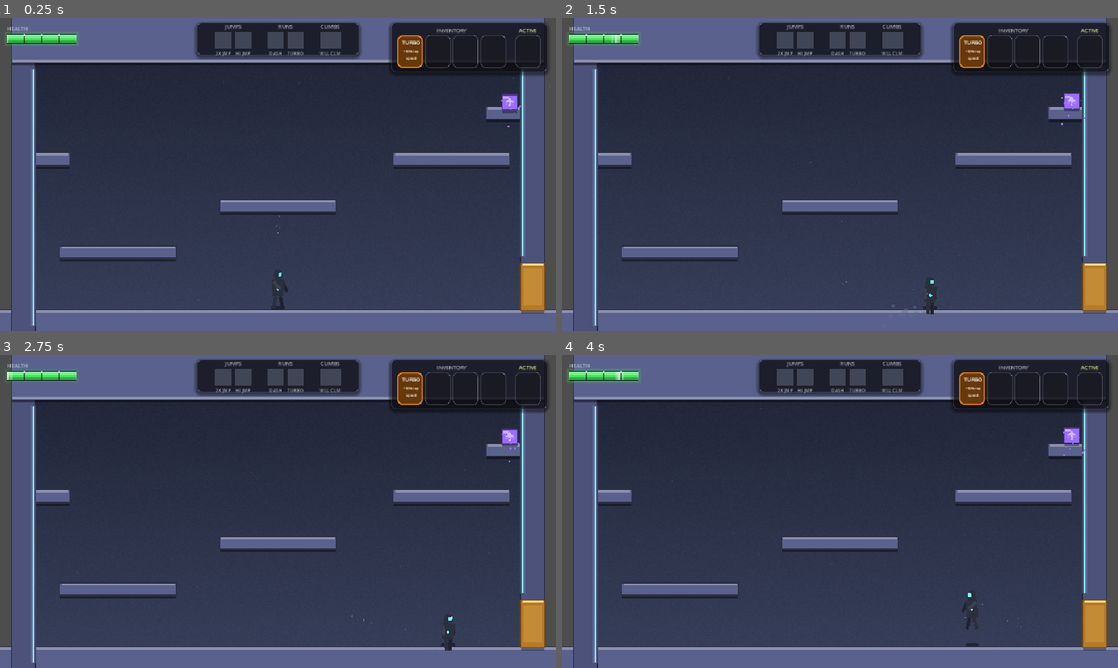
Above: before the commit, frames 1-4 (two rows, left to right).
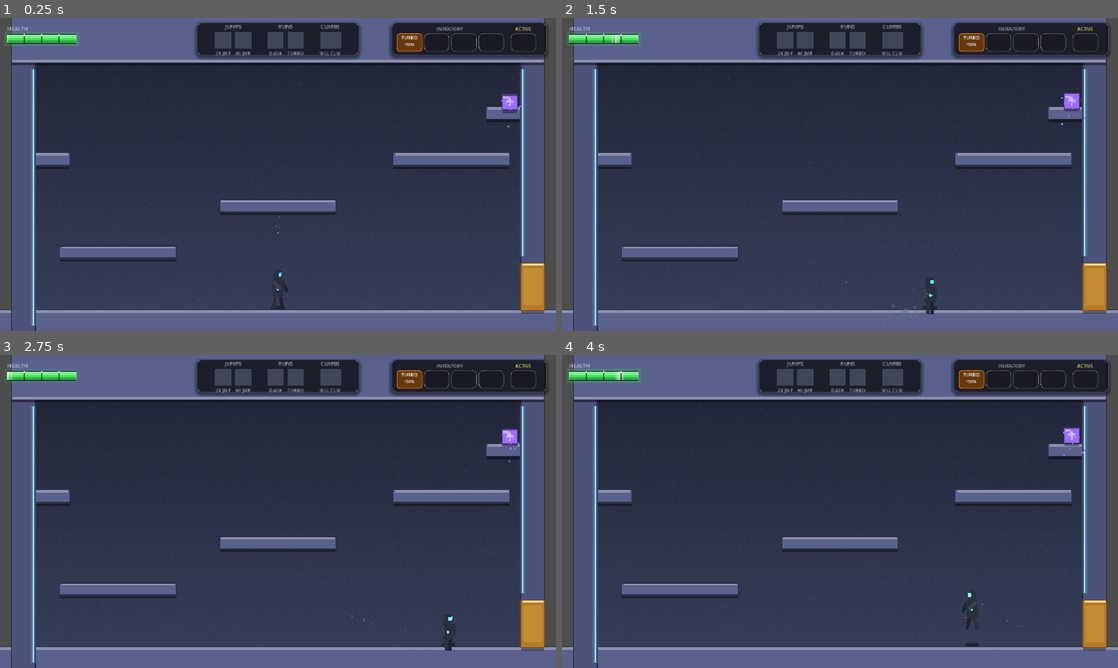
Above: after the commit, the same moments.

Repository: andy-augustine/godot-helloworld
Game: Godot game, scene res://World.tscn
The game is run twice, just before and just after one commit, with the same random seed, the same clock (stepped at 60 frames per second) and the same inputs.
Inputs (mouse positions are in pixels of both pictures, inside the frame that each line leads up to):
- Up to frame 1 (0.25 s): no input
- Up to frame 2 (1.5 s): tap Enter (ui_accept) at 0.5 s; move the mouse to (962, 158) at 0.52 s; hold D (move_right) 0.53-1.25 s; tap Shift (dash) at 0.6 s; click (962, 158) at 0.67 s; tap Space (jump) at 0.77 s; drag from (728, 190) to (1073, 99) at 1.27 s
- Up to frame 3 (2.75 s): move the mouse to (333, 442) at 2.02 s; hold D (move_right) from 2.03 s (still down); tap Shift (dash) at 2.1 s; click (333, 442) at 2.17 s
- Up to frame 4 (4 s): release D (move_right) at 2.75 s; drag from (812, 574) to (1095, 624) at 2.77 s; move the mouse to (1006, 558) at 3.52 s; hold A (move_left) from 3.53 s (still down); tap Shift (dash) at 3.6 s; click (1006, 558) at 3.67 s; tap Space (jump) at 3.77 s

The runs differ from the first frame. In frame 1, 2.0% of the frame differs, in the area x 69-99%, y 1-19%; in frame 2, 2.0%; in frame 3, 2.0%; in frame 4, 2.0%.

Commit message:
HUD: inventory panel exact-match height + drag-drop fix
Layout: black PanelContainer around the inventory slots is now exactly
56 tall, matching the AbilityStrip background — so the two top panels
visually weigh the same. Slots and SkillCards shrunk to 44x32 with
fonts 8/7. Skill resource gains a short_desc field ("+50%") used on
the small card; old description stays for tooltips/future expansion.

Drag-drop fix (the actual breakage the user spotted): AbilityStrip
was HUD[3] = drawn on top of SkillsPanel (HUD[2]), and its fullscreen-
width auto-built HBoxContainer (PRESET_FULL_RECT, default mouse_filter
= PASS) was consuming the drag-detection threshold for inventory
slots underneath it. Single clicks fired gui_input on cards, but
drags never started because PASS containers above STOP children still
accumulate Godot's drag threshold and prevent _get_drag_data from
firing. Fixed by setting MOUSE_FILTER_IGNORE on every decorative
container/label inside AbilityStrip._build().

Verified end-to-end via simulate_sequence: drag InvSlot1 → ActiveSlot
moves the card AND sets Skills.active; drag back → inventory clears
Skills.active and rebuild puts the card back into the first inv slot.

Update tests/run_drag_recipe.gd paths for new SkillsPanel hierarchy.

Co-Authored-By: Claude Opus 4.7 (1M context) <noreply@anthropic.com>

Diff:
--- a/hud/AbilityStrip.gd
+++ b/hud/AbilityStrip.gd
@@ -66,11 +66,16 @@
 	row.add_theme_constant_override("separation", int(SECTION_GAP))
 	row.alignment = BoxContainer.ALIGNMENT_CENTER
 	row.set_anchors_and_offsets_preset(Control.PRESET_FULL_RECT)
+	# IGNORE so this fullscreen-width HBox doesn't intercept drags meant for
+	# the SkillsPanel slots underneath it. Without this, pickups can't be
+	# dragged from inventory → active because the row consumes the events.
+	row.mouse_filter = Control.MOUSE_FILTER_IGNORE
 	add_child(row)
 
 	for cat_idx in [0, 1, 2]:
 		var col := VBoxContainer.new()
 		col.alignment = BoxContainer.ALIGNMENT_CENTER
+		col.mouse_filter = Control.MOUSE_FILTER_IGNORE
 		col.add_theme_constant_override("separation", 4)
 		row.add_child(col)
 
@@ -79,11 +84,13 @@
 		title.add_theme_font_size_override("font_size", TITLE_FONT_SIZE)
 		title.add_theme_color_override("font_color", TITLE_COLOR)
 		title.horizontal_alignment = HORIZONTAL_ALIGNMENT_CENTER
+		title.mouse_filter = Control.MOUSE_FILTER_IGNORE
 		col.add_child(title)
 
 		var icon_row := HBoxContainer.new()
 		icon_row.alignment = BoxContainer.ALIGNMENT_CENTER
 		icon_row.add_theme_constant_override("separation", int(ICON_GAP))
+		icon_row.mouse_filter = Control.MOUSE_FILTER_IGNORE
 		col.add_child(icon_row)
 
 		var ids: Array[StringName] = Abilities.ids_in_category(cat_idx)
@@ -95,6 +102,7 @@
 	var cell := VBoxContainer.new()
 	cell.alignment = BoxContainer.ALIGNMENT_CENTER
 	cell.add_theme_constant_override("separation", 2)
+	cell.mouse_filter = Control.MOUSE_FILTER_IGNORE
 
 	var box := ColorRect.new()
 	box.custom_minimum_size = ICON_SIZE
@@ -119,6 +127,7 @@
 	caption.add_theme_font_size_override("font_size", LABEL_FONT_SIZE)
 	caption.add_theme_color_override("font_color", TITLE_COLOR)
 	caption.horizontal_alignment = HORIZONTAL_ALIGNMENT_CENTER
+	caption.mouse_filter = Control.MOUSE_FILTER_IGNORE
 	cell.add_child(caption)
 
 	_icons[id] = box
--- a/hud/SkillCard.gd
+++ b/hud/SkillCard.gd
@@ -79,7 +79,10 @@
 
 func _apply_visuals() -> void:
 	_name_label.text = skill.display_name
-	_desc_label.text = skill.description
+	# Cards shrunk to 44x32; long descriptions don't fit. Skill resources now
+	# carry a tight short_desc (e.g. "+50%"); fall back to the verbose one if
+	# unset so legacy cards still render.
+	_desc_label.text = skill.short_desc if skill.short_desc != "" else skill.description
 	# Duplicate the inspector-set StyleBoxFlat so per-card color tints don't
 	# mutate the shared scene resource. Static styling (corner_radius,
 	# border_width) lives on the Panel in SkillCard.tscn — tweak there.
--- a/hud/SkillCard.tscn
+++ b/hud/SkillCard.tscn
@@ -4,18 +4,18 @@
 
 [sub_resource type="StyleBoxFlat" id="StyleBoxFlat_vjnma"]
 bg_color = Color(0.15, 0.15, 0.18, 1)
-border_width_left = 2
-border_width_top = 2
-border_width_right = 2
-border_width_bottom = 2
+border_width_left = 1
+border_width_top = 1
+border_width_right = 1
+border_width_bottom = 1
 border_color = Color(0.5, 0.5, 0.55, 1)
-corner_radius_top_left = 8
-corner_radius_top_right = 8
-corner_radius_bottom_right = 8
-corner_radius_bottom_left = 8
+corner_radius_top_left = 5
+corner_radius_top_right = 5
+corner_radius_bottom_right = 5
+corner_radius_bottom_left = 5
 
 [node name="SkillCard" type="Control" unique_id=1248859782]
-custom_minimum_size = Vector2(44, 56)
+custom_minimum_size = Vector2(44, 32)
 layout_mode = 3
 anchors_preset = 0
 script = ExtResource("1_vjnma")
@@ -31,22 +31,24 @@
 layout_mode = 0
 anchor_right = 1.0
 anchor_bottom = 1.0
-offset_left = 6.0
-offset_top = 6.0
-offset_right = -6.0
-offset_bottom = -6.0
+offset_left = 3.0
+offset_top = 2.0
+offset_right = -3.0
+offset_bottom = -2.0
+theme_override_constants/separation = 0
 mouse_filter = 2
 
 [node name="NameLabel" type="Label" parent="Panel/VBox" unique_id=1080800465]
 layout_mode = 2
-theme_override_font_sizes/font_size = 9
+theme_override_font_sizes/font_size = 8
 text = "NAME"
 horizontal_alignment = 1
+mouse_filter = 2
 
 [node name="DescLabel" type="Label" parent="Panel/VBox" unique_id=1711750698]
 custom_minimum_size = Vector2(36, 0)
 layout_mode = 2
-theme_override_font_sizes/font_size = 6
+theme_override_font_sizes/font_size = 7
 text = "desc"
 horizontal_alignment = 1
-autowrap_mode = 2
+mouse_filter = 2
--- a/hud/SkillCardSlot.tscn
+++ b/hud/SkillCardSlot.tscn
@@ -15,7 +15,7 @@
 corner_radius_bottom_left = 8
 
 [node name="SkillCardSlot" type="Control" unique_id=352913953]
-custom_minimum_size = Vector2(44, 56)
+custom_minimum_size = Vector2(44, 32)
 layout_mode = 3
 anchors_preset = 0
 size_flags_horizontal = 4
--- a/hud/SkillsPanel.tscn
+++ b/hud/SkillsPanel.tscn
@@ -27,7 +27,7 @@
 offset_left = -284.0
 offset_top = 8.0
 offset_right = -16.0
-offset_bottom = 92.0
+offset_bottom = 64.0
 mouse_filter = 2
 
 script = ExtResource("1_lbk5b")
@@ -42,68 +42,75 @@
 
 [node name="Margins" type="MarginContainer" parent="Panel"]
 layout_mode = 2
-theme_override_constants/margin_left = 10
-theme_override_constants/margin_top = 6
-theme_override_constants/margin_right = 10
-theme_override_constants/margin_bottom = 6
+mouse_filter = 2
+theme_override_constants/margin_left = 8
+theme_override_constants/margin_top = 4
+theme_override_constants/margin_right = 8
+theme_override_constants/margin_bottom = 4
 
 [node name="HBox" type="HBoxContainer" parent="Panel/Margins"]
 layout_mode = 2
-theme_override_constants/separation = 16
+mouse_filter = 2
+theme_override_constants/separation = 12
 
 [node name="InvCluster" type="VBoxContainer" parent="Panel/Margins/HBox"]
 layout_mode = 2
-theme_override_constants/separation = 2
+mouse_filter = 2
+theme_override_constants/separation = 1
 
 [node name="InvLabel" type="Label" parent="Panel/Margins/HBox/InvCluster"]
-modulate = Color(0.7, 0.7, 0.75, 1)
+modulate = Color(0.65, 0.65, 0.7, 1)
 layout_mode = 2
-theme_override_font_sizes/font_size = 9
+theme_override_font_sizes/font_size = 8
 text = "INVENTORY"
 horizontal_alignment = 1
+mouse_filter = 2
 
 [node name="InvRow" type="HBoxContainer" parent="Panel/Margins/HBox/InvCluster"]
 layout_mode = 2
-theme_override_constants/separation = 4
+mouse_filter = 2
+theme_override_constants/separation = 3
 alignment = 1
 
 [node name="InvSlot1" parent="Panel/Margins/HBox/InvCluster/InvRow" instance=ExtResource("2_nn1lb")]
-custom_minimum_size = Vector2(44, 56)
+custom_minimum_size = Vector2(44, 32)
 layout_mode = 2
 size_flags_horizontal = 4
 script = ExtResource("3_6y3vj")
 
 [node name="InvSlot2" parent="Panel/Margins/HBox/InvCluster/InvRow" instance=ExtResource("2_nn1lb")]
-custom_minimum_size = Vector2(44, 56)
+custom_minimum_size = Vector2(44, 32)
 layout_mode = 2
 size_flags_horizontal = 4
 script = ExtResource("3_6y3vj")
 
 [node name="InvSlot3" parent="Panel/Margins/HBox/InvCluster/InvRow" instance=ExtResource("2_nn1lb")]
-custom_minimum_size = Vector2(44, 56)
+custom_minimum_size = Vector2(44, 32)
 layout_mode = 2
 size_flags_horizontal = 4
 script = ExtResource("3_6y3vj")
 
 [node name="InvSlot4" parent="Panel/Margins/HBox/InvCluster/InvRow" instance=ExtResource("2_nn1lb")]
-custom_minimum_size = Vector2(44, 56)
+custom_minimum_size = Vector2(44, 32)
 layout_mode = 2
 size_flags_horizontal = 4
 script = ExtResource("3_6y3vj")
 
 [node name="ActiveCluster" type="VBoxContainer" parent="Panel/Margins/HBox"]
 layout_mode = 2
-theme_override_constants/separation = 2
+mouse_filter = 2
+theme_override_constants/separation = 1
 
 [node name="ActiveLabel" type="Label" parent="Panel/Margins/HBox/ActiveCluster"]
-modulate = Color(0.85, 0.9, 0.55, 1)
+modulate = Color(0.95, 0.85, 0.4, 1)
 layout_mode = 2
-theme_override_font_sizes/font_size = 9
+theme_override_font_sizes/font_size = 8
 text = "ACTIVE"
 horizontal_alignment = 1
+mouse_filter = 2
 
 [node name="ActiveSlot" parent="Panel/Margins/HBox/ActiveCluster" instance=ExtResource("2_nn1lb")]
-custom_minimum_size = Vector2(44, 56)
+custom_minimum_size = Vector2(44, 32)
 layout_mode = 2
 size_flags_horizontal = 4
 script = ExtResource("3_6y3vj")
--- a/skills/Skill.gd
+++ b/skills/Skill.gd
@@ -9,6 +9,7 @@
 @export var id: StringName
 @export var display_name: String
 @export var description: String
+@export var short_desc: String   # tight 1-line desc shown on the small card (e.g. "+50%")
 @export var color: Color = Color.WHITE
 @export var speed_multiplier: float = 1.0
 @export var jump_multiplier: float = 1.0
--- a/skills/Skills.gd
+++ b/skills/Skills.gd
@@ -40,6 +40,7 @@
 	turbo.id = &"turbo"
 	turbo.display_name = "TURBO"
 	turbo.description = "+50% top speed"
+	turbo.short_desc = "+50%"
 	turbo.color = Color("ff8c1a")
 	turbo.speed_multiplier = 1.5
 	turbo.jump_multiplier = 1.0
--- a/tests/run_drag_recipe.gd
+++ b/tests/run_drag_recipe.gd
@@ -28,9 +28,9 @@
 
 func run_all() -> Array:
 	var panel: Node = get_tree().root.get_node("World/HUD/SkillsPanel")
-	var inv1: Node = panel.get_node("VBox/InventoryRow/InvSlot1")
-	var inv2: Node = panel.get_node("VBox/InventoryRow/InvSlot2")
-	var active: Node = panel.get_node("VBox/ActiveSlot")
+	var inv1: Node = panel.get_node("Panel/Margins/HBox/InvCluster/InvRow/InvSlot1")
+	var inv2: Node = panel.get_node("Panel/Margins/HBox/InvCluster/InvRow/InvSlot2")
+	var active: Node = panel.get_node("Panel/Margins/HBox/ActiveCluster/ActiveSlot")
 	var results: Array = []
 
 	# Reset
